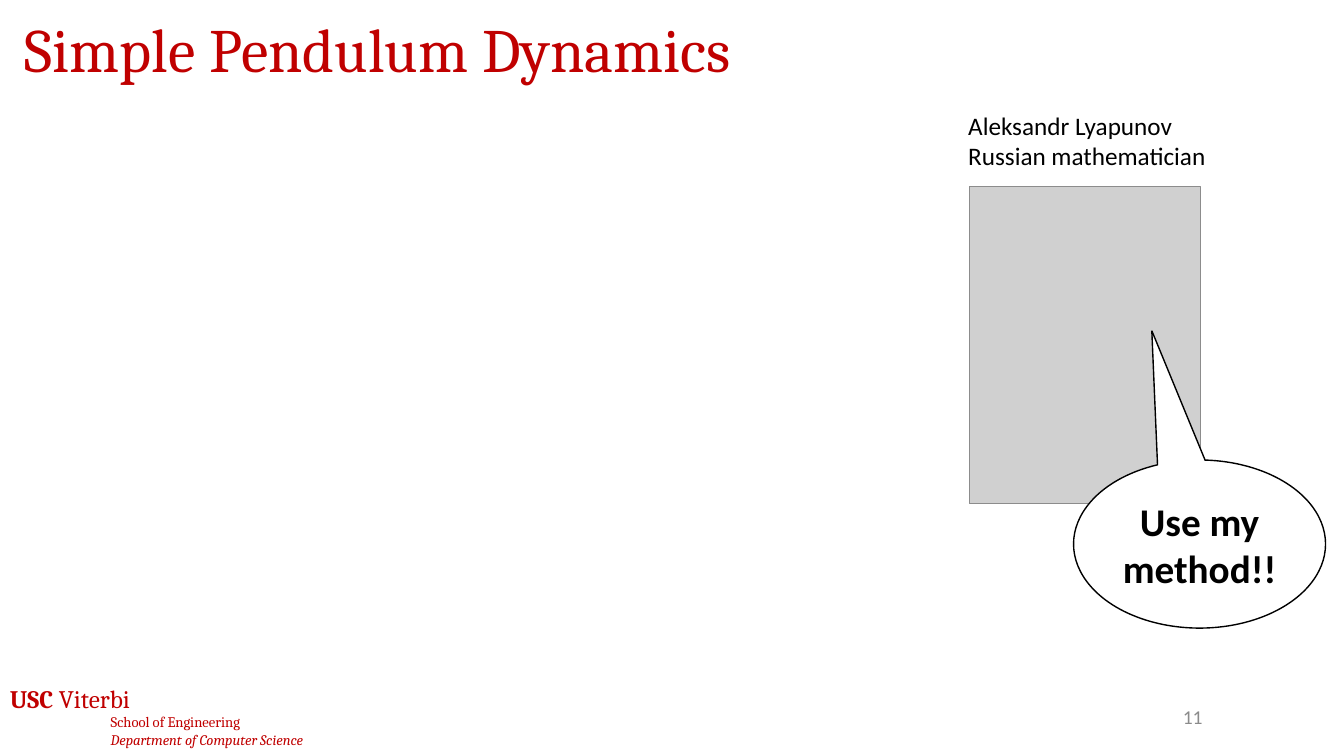
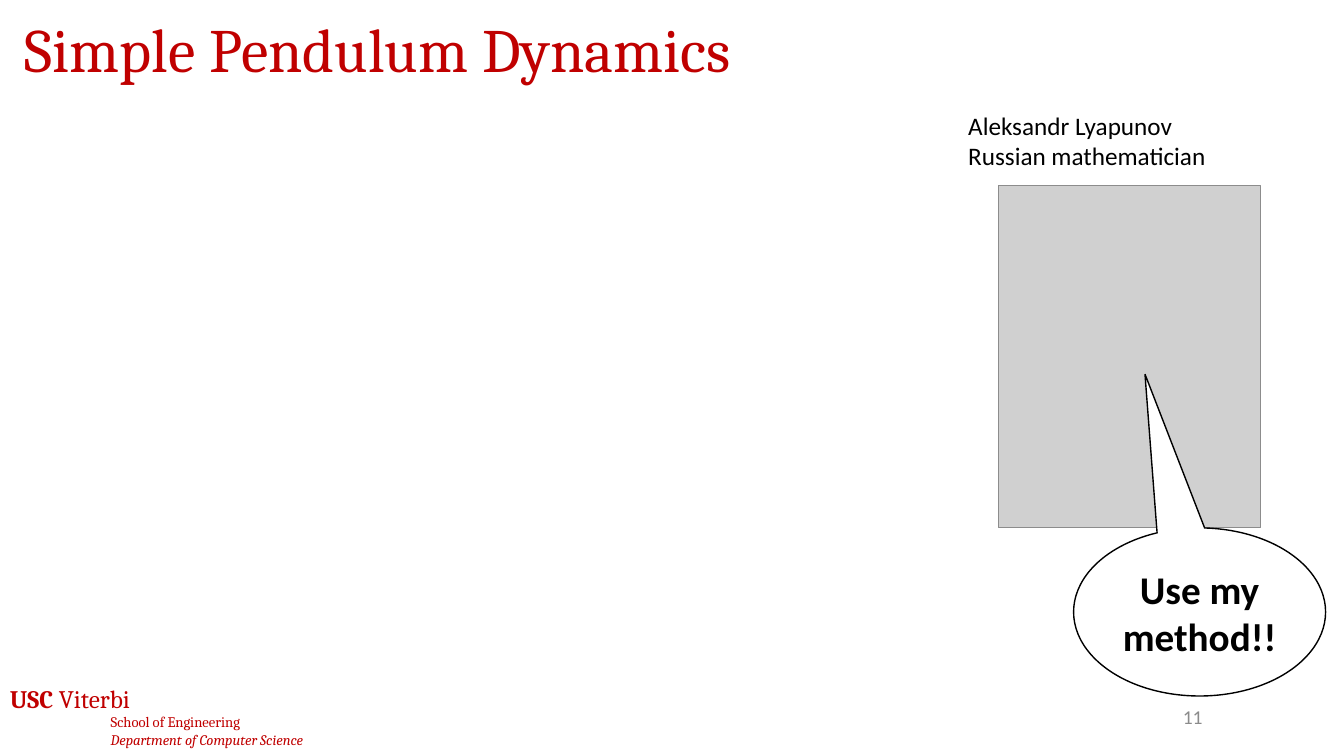
Before and after one commit to jdeshmukh/jdeshmukh.github.io, a slide deck: slide 11 of teaching/cs513-autocps-fall-2026/slides/4-Stability.pptx. Drawn at 1344x756 pixels with LibreOffice and Linux fonts; fonts in the diff are those of the drawing; grey boxes stand for pictures; background and template pictures are left out. Boxes give left, top, right and bottom in pixels: in the first picture for what was removed or moved away, otherwise in the second. Text is boxed around its words. In the diff, an @@ line names an element or a change of style, - is before the commit and + after.

```diff
--- a/teaching/cs513-autocps-fall-2026/slides/4-Stability.pptx
+++ b/teaching/cs513-autocps-fall-2026/slides/4-Stability.pptx
@@ picture: place and size @@
-picture at [969, 187, 1200, 504]
+picture at [998, 186, 1260, 528]
@@ speech bubble "Use my method!!": place and size @@
-speech bubble "Use my method!!" at [1074, 460, 1326, 628]
+speech bubble "Use my method!!" at [1074, 528, 1326, 697]
@@ speech bubble "Use my method!!" at [1074, 528, 1326, 697]: proportions changed @@
```
Also in this commit, not shown: 1 other slide changed, 3 other files.
